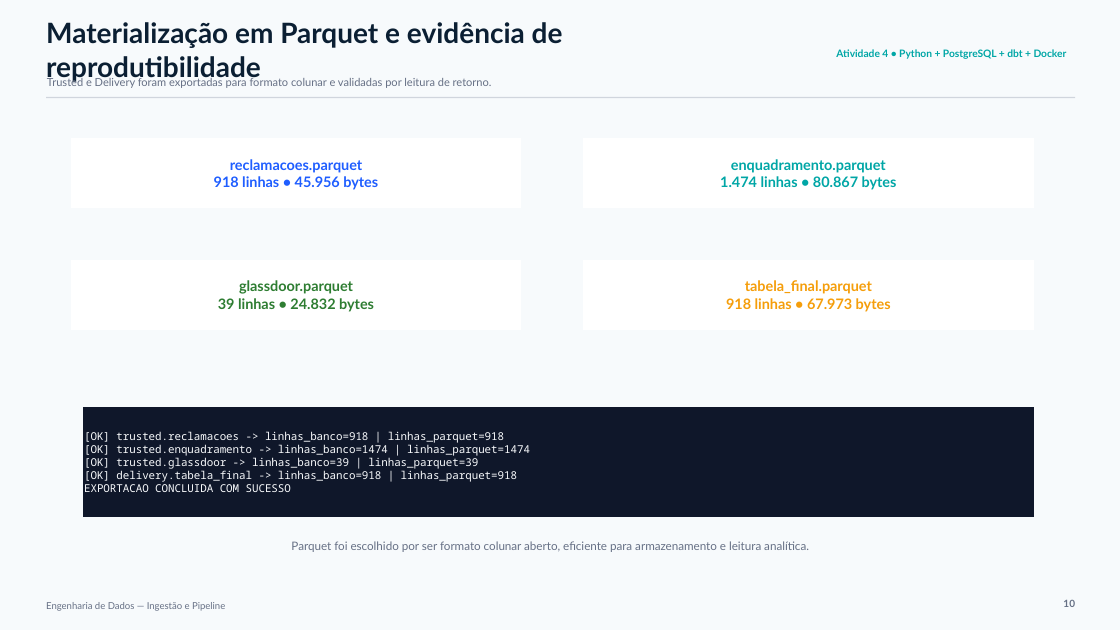
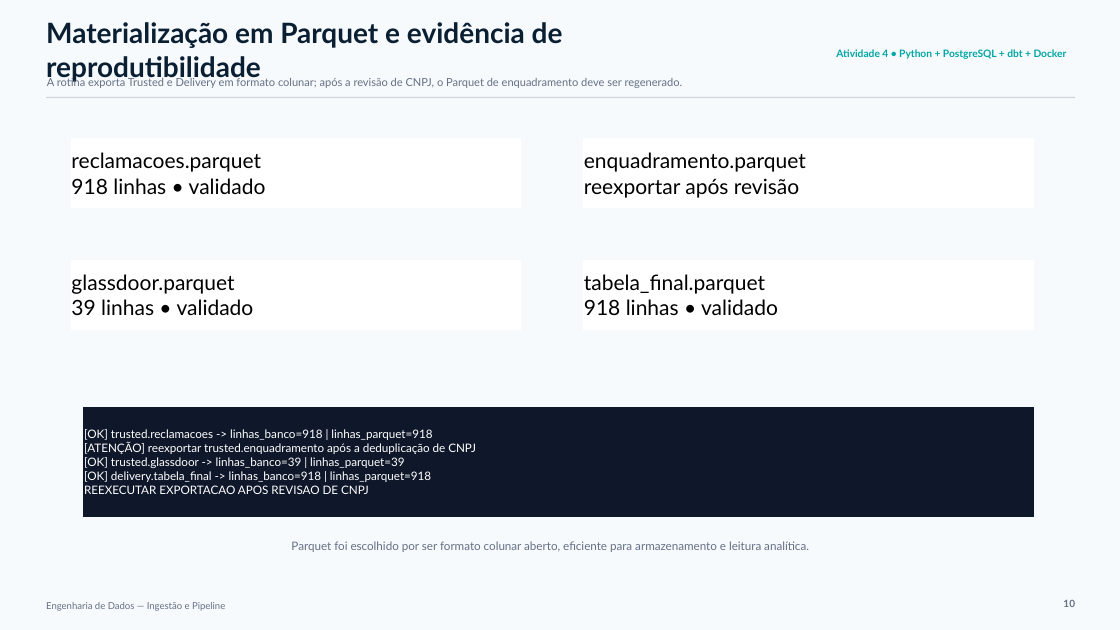
Before and after one commit to brtostes/C3-Trabalho-Ingestao-Pipeline-Atividade4, a slide deck: slide 11 of apresentacao/Apresentacao_Tarefa4_Engenharia_Dados.pptx. Drawn at 1120x630 pixels with LibreOffice and Linux fonts; fonts in the diff are those of the drawing. Boxes give left, top, right and bottom in pixels: in the first picture for what was removed or moved away, otherwise in the second. Text is boxed around its words. In the diff, an @@ line names an element or a change of style, - is before the commit and + after.

Commit message:
Sincroniza apresentaÃ§Ã£o e Parquets finais

```diff
--- a/apresentacao/Apresentacao_Tarefa4_Engenharia_Dados.pptx
+++ b/apresentacao/Apresentacao_Tarefa4_Engenharia_Dados.pptx
@@ text at [47, 77, 683, 88]: text changed @@
-Trusted e Delivery foram exportadas para formato colunar e validadas por leitura de retorno.
+A rotina exporta Trusted e Delivery em formato colunar; após a revisão de CNPJ, o Parquet de enquadramento deve ser regenerado.
@@ text in rectangle at [71, 178, 266, 194]: text changed; size 12.4 to 18 pt; text colour #1F5EFF to #000000; bold off @@
-918 linhas • 45.956 bytes
+918 linhas • validado
@@ text in rectangle at [71, 152, 261, 172]: size 12.4 to 18 pt, text colour #1F5EFF to #000000, bold off in "reclamacoes.parquet"; alignment centre to left @@
@@ text in rectangle at [584, 178, 799, 198]: text changed; size 12.4 to 18 pt; text colour #00A6A6 to #000000; bold off @@
-1.474 linhas • 80.867 bytes
+reexportar após revisão
@@ text in rectangle at [584, 152, 806, 172]: size 12.4 to 18 pt, text colour #00A6A6 to #000000, bold off in "enquadramento.parquet"; alignment centre to left @@
@@ text in rectangle at [71, 299, 254, 315]: text changed; size 12.4 to 18 pt; text colour #2E7D32 to #000000; bold off @@
-39 linhas • 24.832 bytes
+39 linhas • validado
@@ text in rectangle at [71, 274, 234, 294]: size 12.4 to 18 pt, text colour #2E7D32 to #000000, bold off in "glassdoor.parquet"; alignment centre to left @@
@@ text in rectangle at [584, 299, 778, 315]: text changed; size 12.4 to 18 pt; text colour #F59E0B to #000000; bold off @@
-918 linhas • 67.973 bytes
+918 linhas • validado
@@ text in rectangle at [584, 274, 765, 294]: size 12.4 to 18 pt, text colour #F59E0B to #000000, bold off in "tabela_final.parquet"; alignment centre to left @@
@@ text in rectangle at [84, 442, 476, 454]: text changed; size 9.3 to 10 pt; font Noto Sans Mono to Lato; text colour #F8FAFC to #FFFFFF @@
-[OK] trusted.enquadramento -> linhas_banco=1474 | linhas_parquet=1474
+[ATENÇÃO] reexportar trusted.enquadramento após a deduplicação de CNPJ
@@ text in rectangle at [84, 429, 432, 482]: size 9.3 to 10 pt, font Noto Sans Mono to Lato, text colour #F8FAFC to #FFFFFF in "[OK] trusted.reclamacoes -> linhas_banco=918 | linhas_parque ...", "[OK] trusted.glassdoor -> linhas_banco=39 | linhas_parquet=3 ...", "[OK] delivery.tabela_final -> linhas_banco=918 | linhas_parq ..." @@
@@ text in rectangle at [84, 485, 369, 494]: text changed; size 9.3 to 10 pt; font Noto Sans Mono to Lato; text colour #F8FAFC to #FFFFFF @@
-EXPORTACAO CONCLUIDA COM SUCESSO
+REEXECUTAR EXPORTACAO APOS REVISAO DE CNPJ
```
Also in this commit, not shown: 11 other slides changed, 1 other file.
